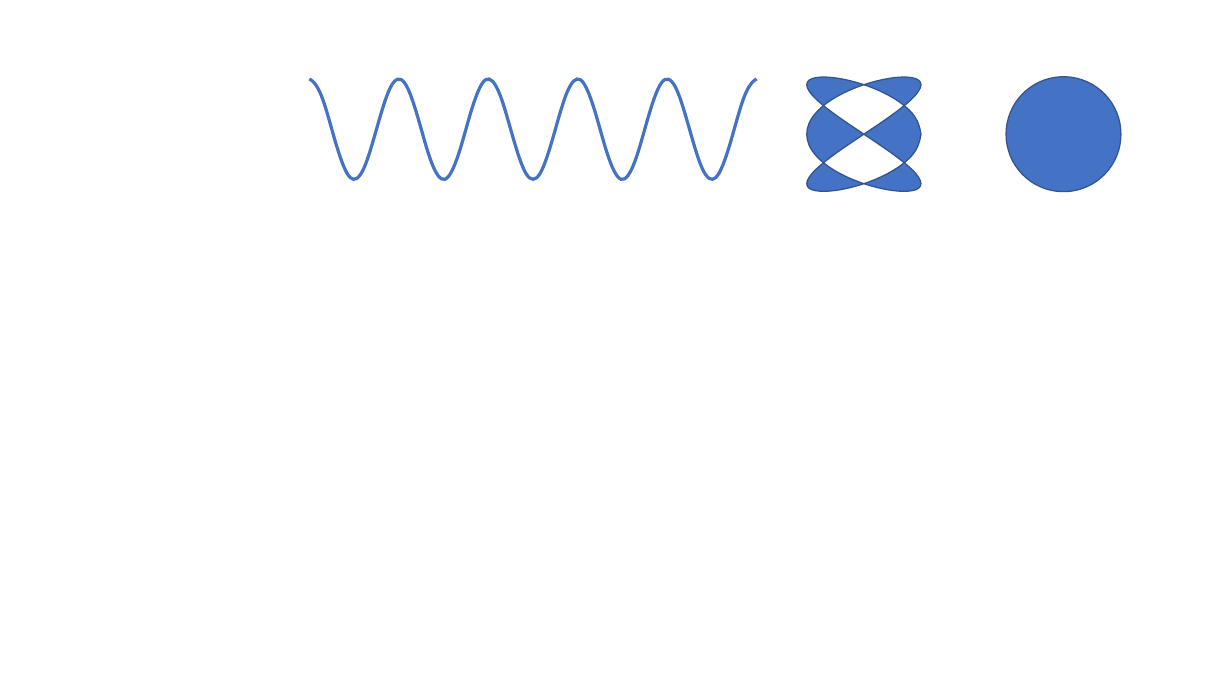
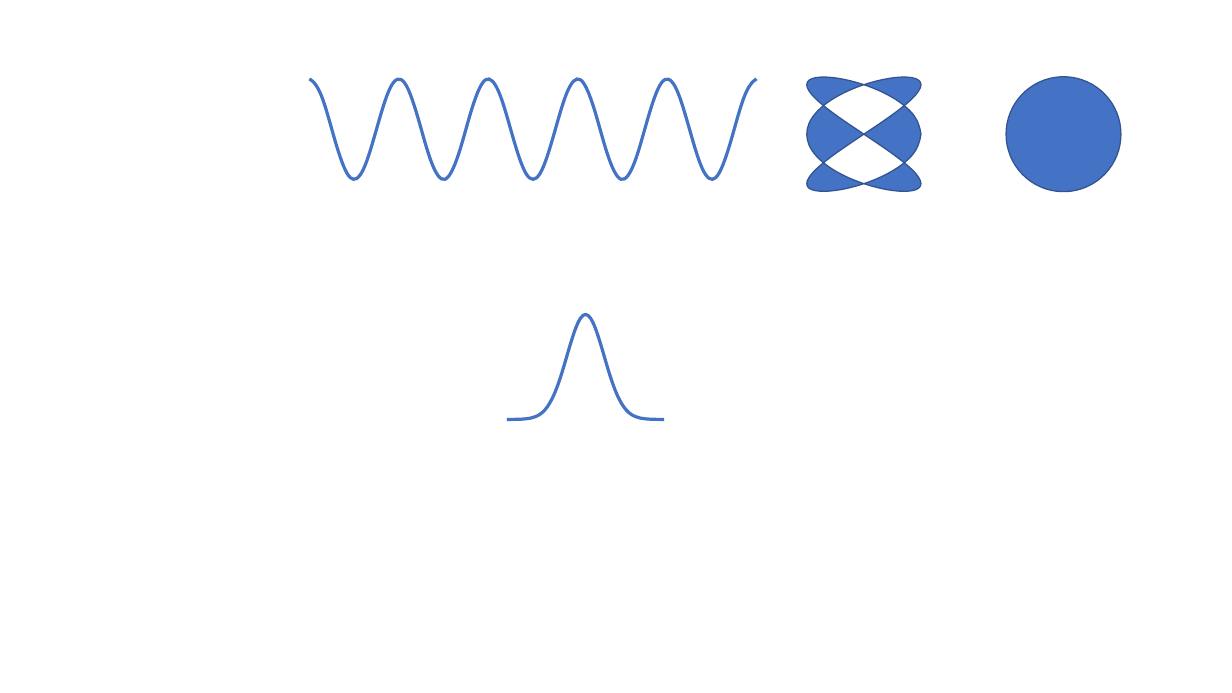
Before and after one commit to edoli/EdoliAddin, a slide deck: slide 1 of images/figures.pptx. Drawn at 1232x693 pixels with LibreOffice and Linux fonts; fonts in the diff are those of the drawing. Boxes give left, top, right and bottom in pixels: in the first picture for what was removed or moved away, otherwise in the second. Text is boxed around its words. In the diff, an @@ line names an element or a change of style, - is before the commit and + after.

Commit message:
Update figures file

```diff
--- a/images/figures.pptx
+++ b/images/figures.pptx
@@ freeform shape added at (x1=507, y1=314, x2=665, y2=420), outline #4472C4 2.5 pt @@
```
